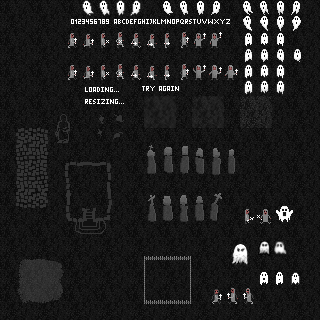
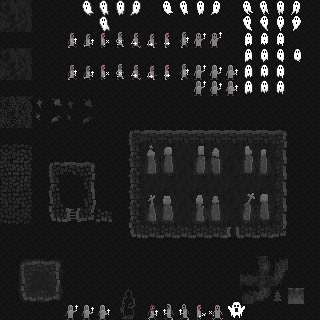
Revision of a layered 320px x 320px image; what changed, layer by layer:
added layer "Eingefügte Ebene #1" above "Ebene" over [0, 0, 304, 320]
painted on "Ebene" over [16, 0, 301, 304]
removed layer "Eingefügte Ebene-Kopie" over [17, 259, 64, 303]
added layer "Ebene #4" above "Ebene #2" over [0, 0, 320, 320]
hid "Ebene #2" over [0, 0, 320, 320]
hid "Layer" over [0, 0, 320, 320]
